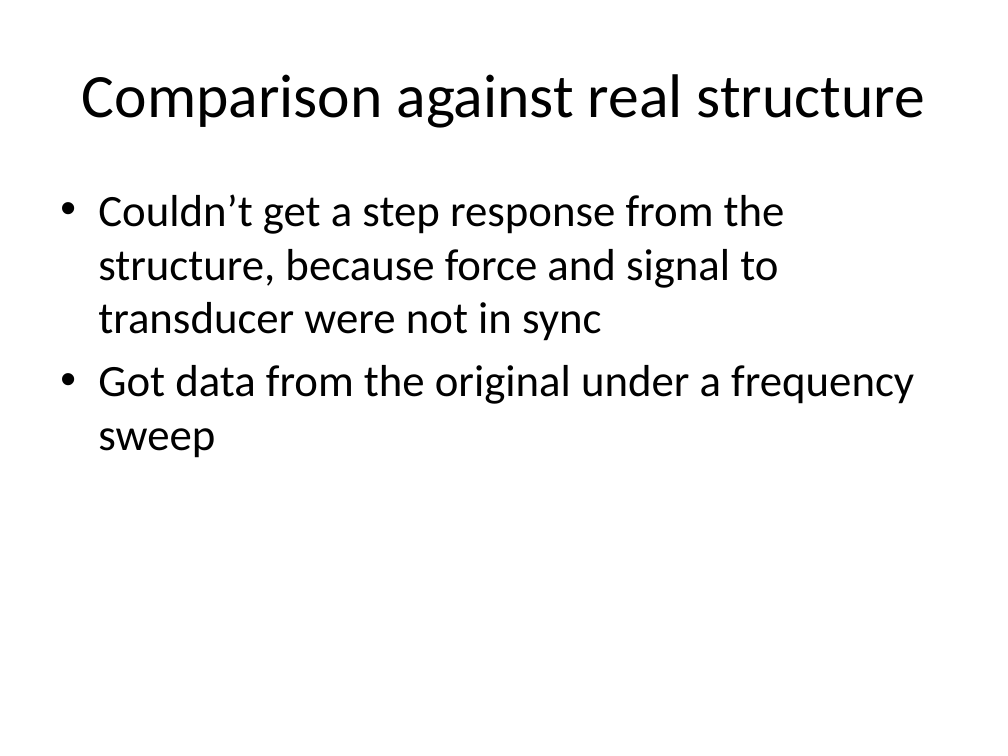
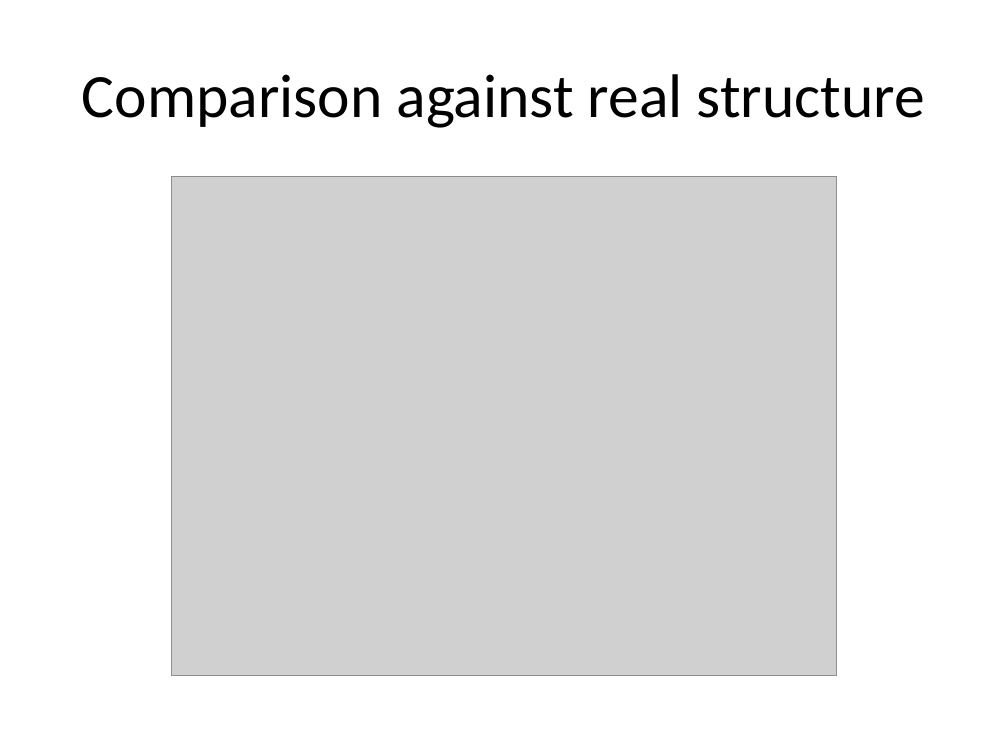
Before and after one commit to eric-wieser/cued-icw, a slide deck: slide 10 of powerpoint.pptx. Drawn at 1008x756 pixels with LibreOffice and Linux fonts; fonts in the diff are those of the drawing; grey boxes stand for pictures. Boxes give left, top, right and bottom in pixels: in the first picture for what was removed or moved away, otherwise in the second. Text is boxed around its words. In the diff, an @@ line names an element or a change of style, - is before the commit and + after.

```diff
--- a/powerpoint.pptx
+++ b/powerpoint.pptx
@@ picture added at bbox=[171, 176, 837, 675] @@
@@ text removed at bbox=[98, 194, 914, 458] @@
-• Couldn’t get a step response from the structure, because force and signal to transducer were not in sync
-• Got data from the original under a frequency sweep
```
Also in this commit, not shown: 5 other slides changed, 8 slides added, 2 slides removed.
